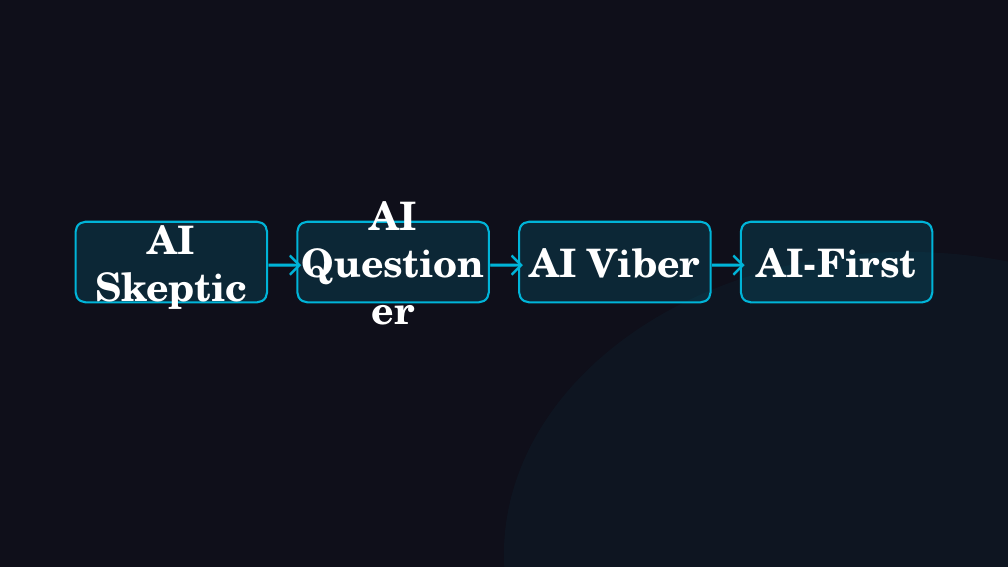
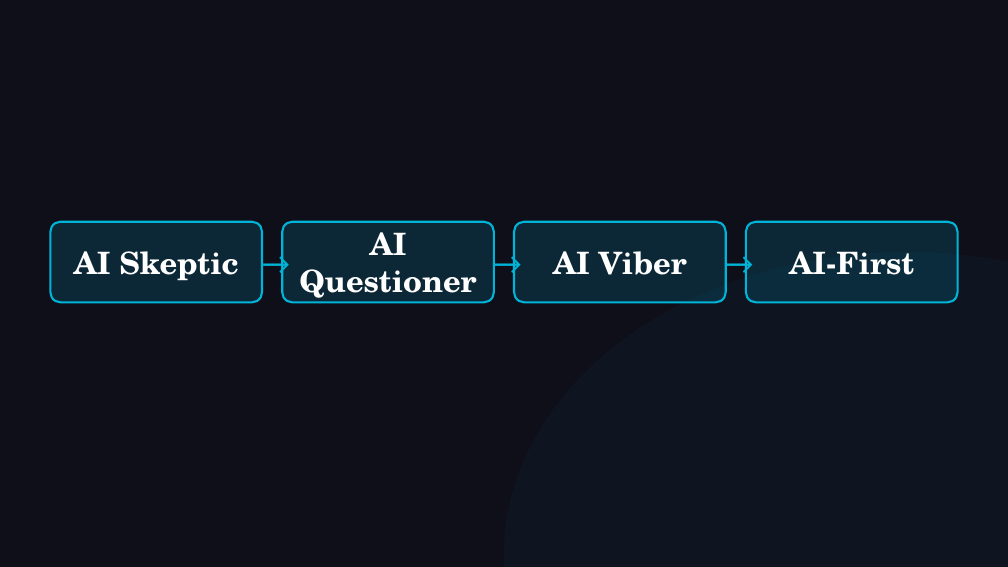
Before and after one commit to michaelengland/ai-best-practices, a slide deck: slide 4 of Getting-Agents-to-Give-Up-Their-Secrets.pptx. Drawn at 1008x567 pixels with LibreOffice and Linux fonts; fonts in the diff are those of the drawing. Boxes give left, top, right and bottom in pixels: in the first picture for what was removed or moved away, otherwise in the second. Text is boxed around its words. In the diff, an @@ line names an element or a change of style, - is before the commit and + after.

```diff
--- a/Getting-Agents-to-Give-Up-Their-Secrets.pptx
+++ b/Getting-Agents-to-Give-Up-Their-Secrets.pptx
@@ text "AI Skeptic": place and size @@
-text "AI Skeptic" at (95,221,247,309)
+text "AI Skeptic" at (74,251,238,281)
@@ rounded rectangle: place and size @@
-rounded rectangle at (76,222,267,302)
+rounded rectangle at (50,222,262,302)
@@ text "AI Questioner": place and size @@
-text "AI Questioner" at (370,201,417,230)
+text "AI Questioner" at (299,232,476,303)
@@ rounded rectangle: place and size @@
-rounded rectangle at (297,222,489,302)
+rounded rectangle at (282,222,494,302)
@@ rounded rectangle: place and size @@
-rounded rectangle at (519,222,711,302)
+rounded rectangle at (514,222,726,302)
@@ size 28 to 22 pt in 7 elements at (553,251,687,275), (299,232,476,303), (789,251,914,275), (74,251,238,281), (494,222,514,302), (262,222,282,302), (726,222,746,302) @@
@@ text "→": place and size @@
-text "→" at (711,222,741,302)
+text "→" at (726,222,746,302)
@@ rounded rectangle: place and size @@
-rounded rectangle at (741,222,932,302)
+rounded rectangle at (746,222,958,302)
```
Also in this commit, not shown: 4 other slides changed, 31 other files.
